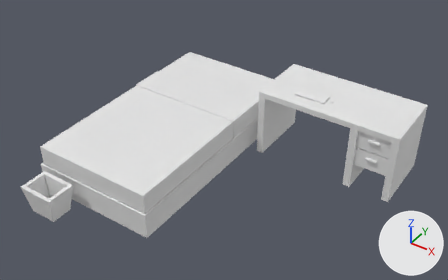
The Blender file rooms/bedrooms/bedroom/bedroom.blend, before and after one commit.
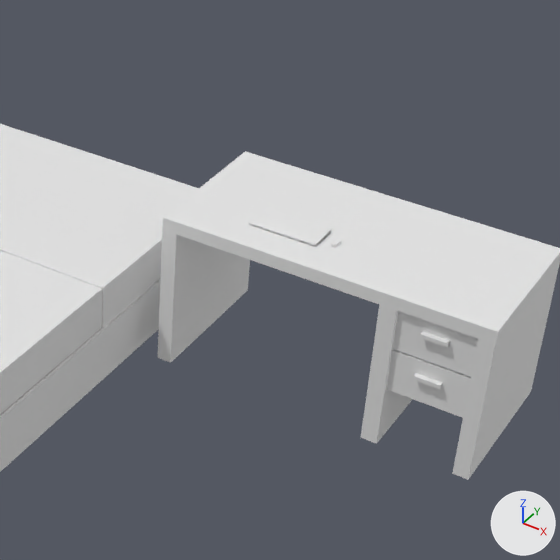
Each version is shown whole from a camera (50 mm lens) standing at (3.21, -3.79, 3.61) and looking at (0.73, -0.17, 0.5), then close up on the part from 43% to 95% of the width and 0% to 84% of the height. The axes (+X, +Y, +Z) are drawn at lower right. The lights are the same throughout.

Names of what the first close-up shows: 'Cube', 'bed', 'keyboard', 'mouse'.
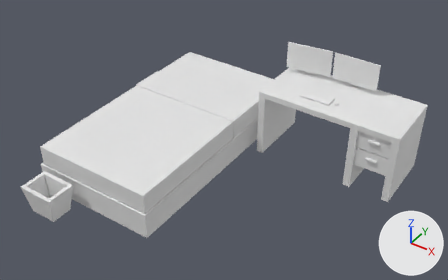
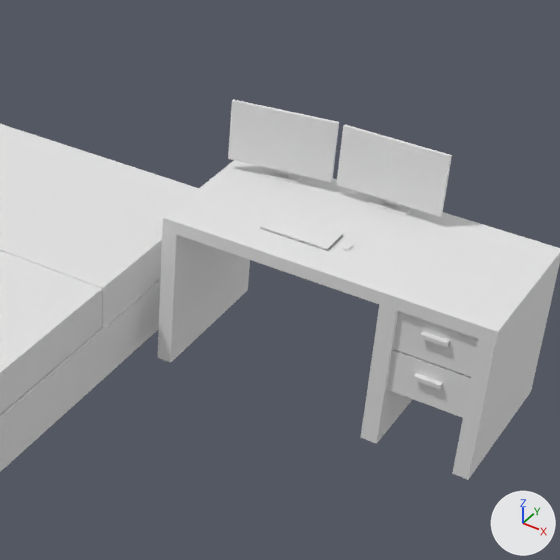
Commit message: add monitors

Changed parts and their boxes (x1, y1, x2, y2) in the close-ups (560 x 560 px):
'monitor.002', added: after (336, 125, 452, 217)
'monitor.001', added: after (228, 99, 339, 184)
'keyboard', moved: before (249, 207, 331, 247); after (260, 211, 343, 251)
'mouse', moved: before (331, 239, 341, 247); after (343, 243, 353, 251)

Patch to the scene script:
```diff
--- a/rooms/bedrooms/bedroom/bedroom.blend.py
+++ b/rooms/bedrooms/bedroom/bedroom.blend.py
@@ me_cube_006 @@
+me_cube_006.from_pydata(...)  # 44 vertices, 42 faces; spans x -0.218..0.218, y -0.013..0.134, z -0.175..0.129
@@ ob_keyboard @@
 ob_keyboard = bpy.data.objects.new('keyboard', me_cube_003)
-ob_keyboard.location = (1.146, 0.638, 0.685)
+ob_keyboard.location = (1.196, 0.638, 0.685)
 ob_keyboard.scale = (0.143, 0.0621, 0.00686)
@@ ob_mouse @@
 ob_mouse = bpy.data.objects.new('mouse', me_cube_004)
-ob_mouse.location = (1.342, 0.633, 0.684)
+ob_mouse.location = (1.391, 0.633, 0.684)
 ob_mouse.scale = (0.0137, 0.021, 0.00591)
@@ ob_monitor_002 @@
+ob_monitor_002 = bpy.data.objects.new('monitor.002', me_cube_006)
+ob_monitor_002.location = (1.394, 0.975, 0.854)
+ob_monitor_002.scale = (1.0, 0.568, 1.0)
@@ ob_monitor_001 @@
+ob_monitor_001 = bpy.data.objects.new('monitor.001', me_cube_006.copy())
+ob_monitor_001.location = (0.933, 0.951, 0.854)
+ob_monitor_001.rotation_euler = (0.0, 0.0, 0.141)  # degrees (0, 0, 8.1)
+ob_monitor_001.scale = (1.0, 0.568, 1.0)
```
